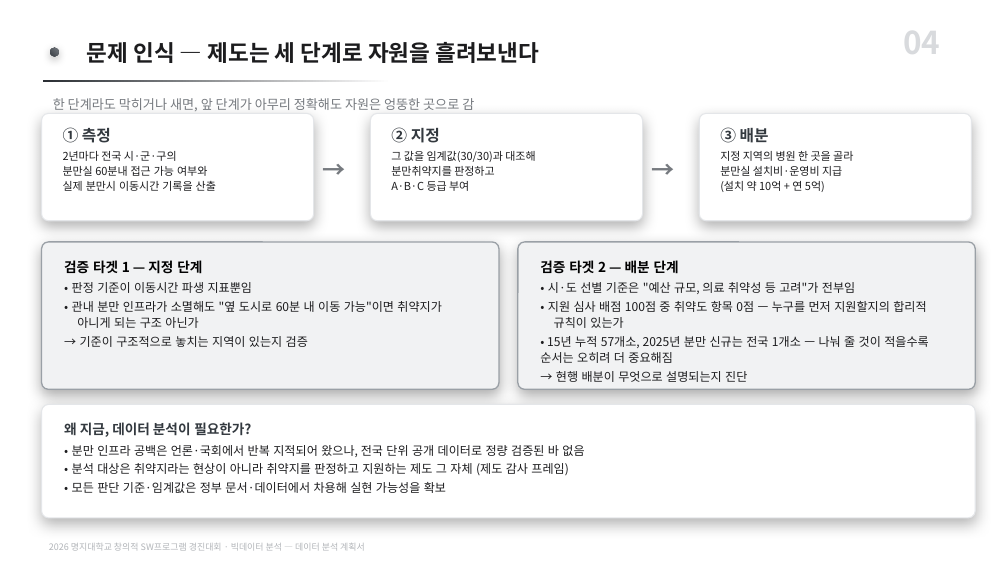
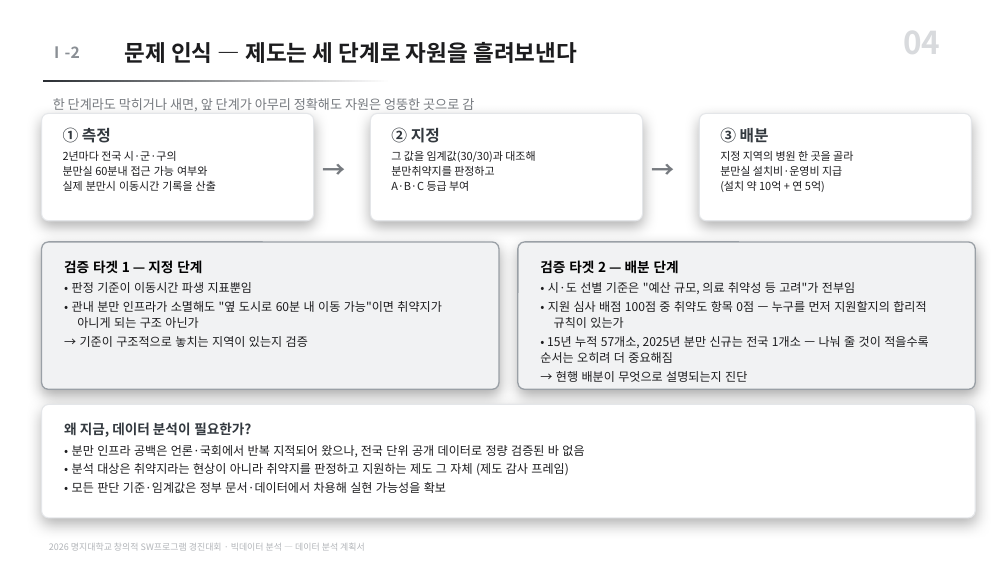
Before and after one commit to karvvan/maternity-care-policy-audit, a slide deck: slide 4 of 04_제출물/데이터분석_계획서.pptx. Drawn at 1008x567 pixels with LibreOffice and Linux fonts; fonts in the diff are those of the drawing. Boxes give left, top, right and bottom in pixels: in the first picture for what was removed or moved away, otherwise in the second. Text is boxed around its words. In the diff, an @@ line names an element or a change of style, - is before the commit and + after.

```diff
--- a/04_제출물/데이터분석_계획서.pptx
+++ b/04_제출물/데이터분석_계획서.pptx
@@ text "문제 인식 — 제도는 세 ..." moved from (x1=87, y1=42, x2=539, y2=63) to (x1=125, y1=42, x2=577, y2=63) @@
@@ text added at (x1=49, y1=46, x2=80, y2=58), 15 pt, text #8A8F95, bold @@
+Ⅰ-2
@@ rounded rectangle removed at (x1=50, y1=48, x2=58, y2=56) @@
```
Also in this commit, not shown: 11 other slides changed, 5 other files.
